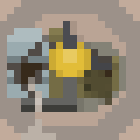
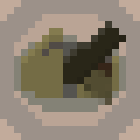
Before/after of a 140×140 layered artwork. What changed in the layer stack:
hid "Light sprayer broken" over [left=7, top=21, right=119, bottom=112]
added layer "light rocket broken" (hard light) above "light rocket" over [left=63, top=21, right=126, bottom=84]
hid "liquid sprayer broken" over [left=7, top=21, right=112, bottom=140]
added layer "rocket broken" above "turret mount broken" over [left=63, top=21, right=126, bottom=84]
hid "spray_mount" over [left=21, top=42, right=119, bottom=112]
